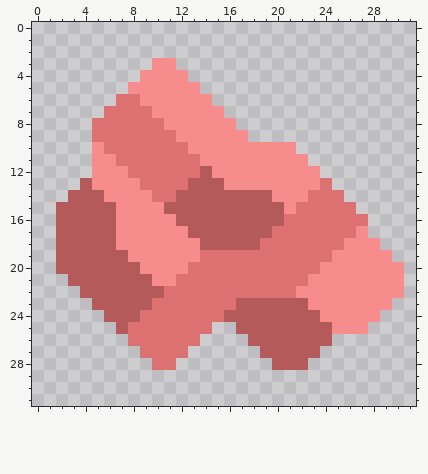
Two states of a pixel-art sprite, sprites/items/zionitium.png. That is the earlier state.
The file is 32x32 pixels.
After:
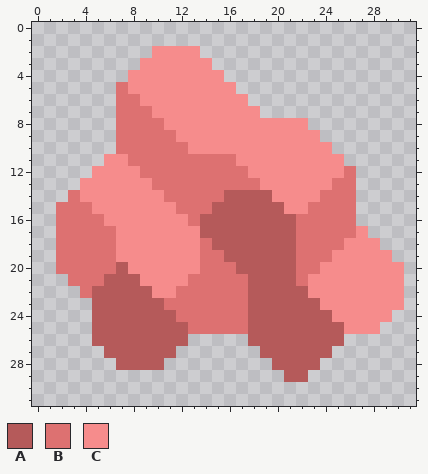
Palette (. is transparent): A #b55a5a  B #dd7171  C #f68c8c
Edits made:
y 2: x 10..13 .... -> CCCC
y 3: x 9 . -> C; x 12..14 ... -> CCC
y 4: x 8 . -> C; x 13..15 ... -> CCC
y 5: x 7 . -> B; x 14..16 ... -> CCC
y 6: x 15..17 ... -> CCC
y 7: x 6 B -> .; x 16..18 ... -> CCC
y 8: x 5..6 BB -> ..; x 17..22 ...... -> CCCCCC
y 9: x 5..6 BB -> ..; x 18..23 ...... -> CCCCCC
y 10: x 5..6 CB -> ..; x 22..24 ... -> CCC
y 11: x 5 C -> .; x 7 B -> C; x 14..16 CCC -> BBB; x 23..25 ... -> CCC
y 12: x 8 B -> C; x 14..17 ACCC -> BBBB; x 24..26 ... -> CCB
y 13: x 4 A -> C; x 9 B -> C; x 13..18 AAACCC -> BBBBBB; x 24..26 B.. -> CBB
y 14: x 3..5 AAA -> BCC; x 10 B -> C; x 12..15 AAAA -> BBBB; x 23 B -> C; x 26 . -> B
y 15: x 2..6 AAAAA -> BBBCC; x 11..14 AAAA -> CBBB; x 22 B -> C
y 16: x 2..6 AAAAA -> BBBBC; x 12..13 AA -> CB; x 21 B -> A; x 27 B -> .
y 17: x 2..6 AAAAA -> BBBBB; x 13 A -> C; x 20..21 BB -> AA
y 18: x 2..6 AAAAA -> BBBBB; x 14 A -> B; x 19..21 BBB -> AAA
y 19: x 2..7 AAAAAA -> BBBBBC; x 16..21 BBBBBB -> AAAAAA
y 20: x 2..6 AAAAA -> BBBBB; x 8 A -> C; x 13 B -> C; x 17..21 BBBBB -> AAAAA
y 21: x 3..5 AAA -> BBB; x 9 A -> C; x 12 B -> C; x 18..21 BBBB -> AAAA
y 22: x 4 A -> B; x 10..11 AB -> CC; x 18..22 BBBBC -> AAAAA
y 23: x 10 B -> A; x 17 A -> B; x 23 C -> A; x 30 . -> C
y 24: x 5 . -> A; x 9..11 BBB -> AAA; x 16..17 AA -> BB; x 24 C -> A; x 29 . -> C
y 25: x 5..6 .. -> AA; x 8..12 BBBBB -> AAAAA; x 15..17 ..A -> BBB; x 25 C -> A; x 28 . -> C
y 26: x 5..13 ...BBBBBB -> AAAAAAAA.; x 25 . -> A
y 27: x 6..12 ...BBBB -> AAAAAA.; x 24 . -> A
y 28: x 7..11 ...BB -> AAAA.; x 23 . -> A
y 29: x 21..22 .. -> AA
Pixel boxes of the changes (left, top, right, bottom) in both pictures:
changed: (56, 46, 404, 382)
